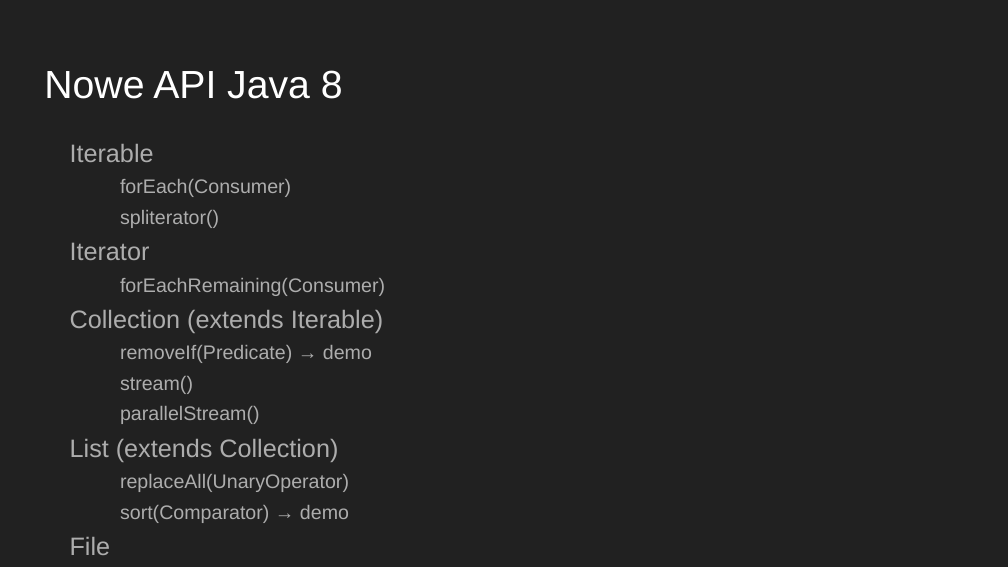
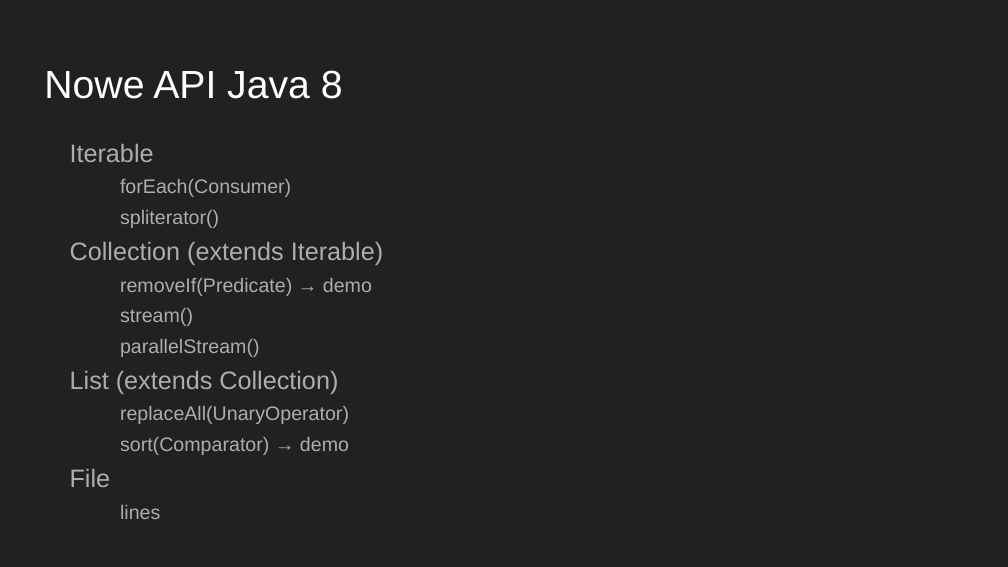
Before and after one commit to jkornacki/java8Lambda, a slide deck: slide 9 of Java8.pptx. Drawn at 1008x567 pixels with LibreOffice and Linux fonts; fonts in the diff are those of the drawing. Boxes give left, top, right and bottom in pixels: in the first picture for what was removed or moved away, otherwise in the second. Text is boxed around its words. In the diff, an @@ line names an element or a change of style, - is before the commit and + after.

```diff
--- a/Java8.pptx
+++ b/Java8.pptx
@@ text at [70,242,385,296]: paragraphs removed @@
-Iterator
-  forEachRemaining(Consumer)
```
Also in this commit, not shown: 31 other files.
